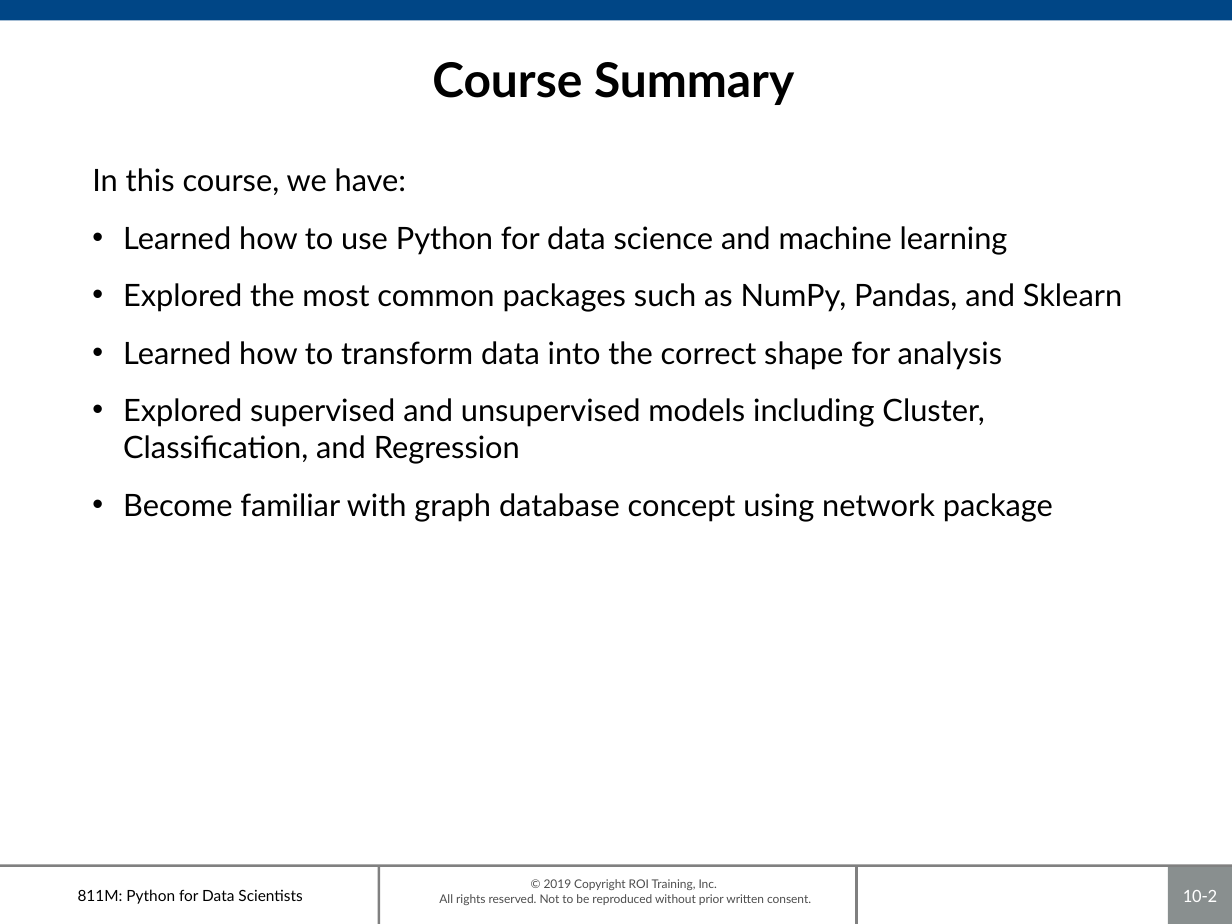
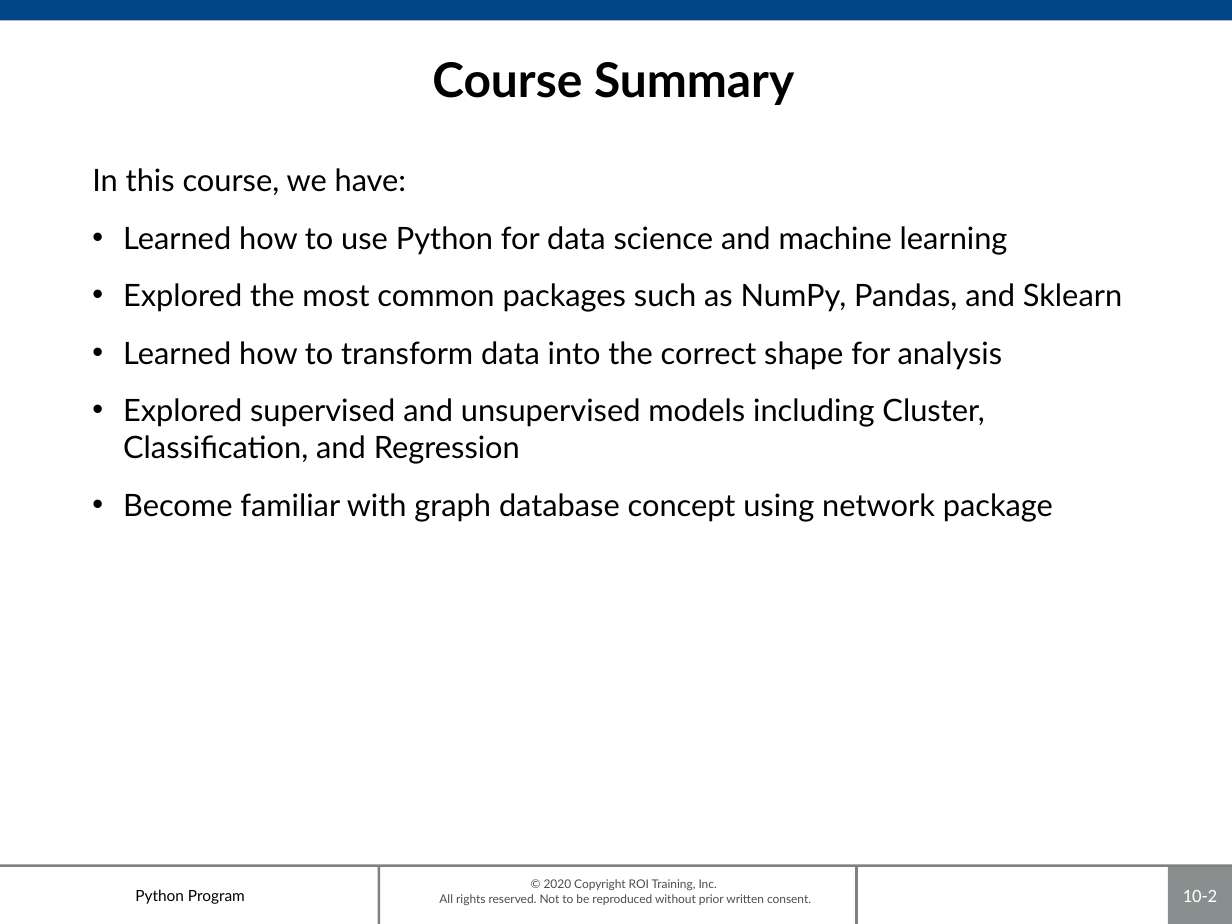
Before and after one commit to roitraining/PythonProgram, a slide deck: slide 2 of Day8-Regression-Graph/Ch10-Summary.pptx. Drawn at 1232x924 pixels with LibreOffice and Linux fonts; fonts in the diff are those of the drawing; background and template pictures are left out. Boxes give left, top, right and bottom in pixels: in the first picture for what was removed or moved away, otherwise in the second. Text is boxed around its words. In the diff, an @@ line names an element or a change of style, - is before the commit and + after.

```diff
--- a/Day8-Regression-Graph/Ch10-Summary.pptx
+++ b/Day8-Regression-Graph/Ch10-Summary.pptx
@@ text at (135,889,245,904): text changed @@
-811M: Python for Data Scientists
+Python Program
@@ text at (439,879,811,905): text changed @@
-© 2019 Copyright ROI Training, Inc.
-All rights reserved. Not to be reproduced without prior written consent.
+© 2020 Copyright ROI Training, Inc.
+All rights reserved. Not to be reproduced without prior written consent.
```
Also in this commit, not shown: 3 other slides changed, 5 other files.
